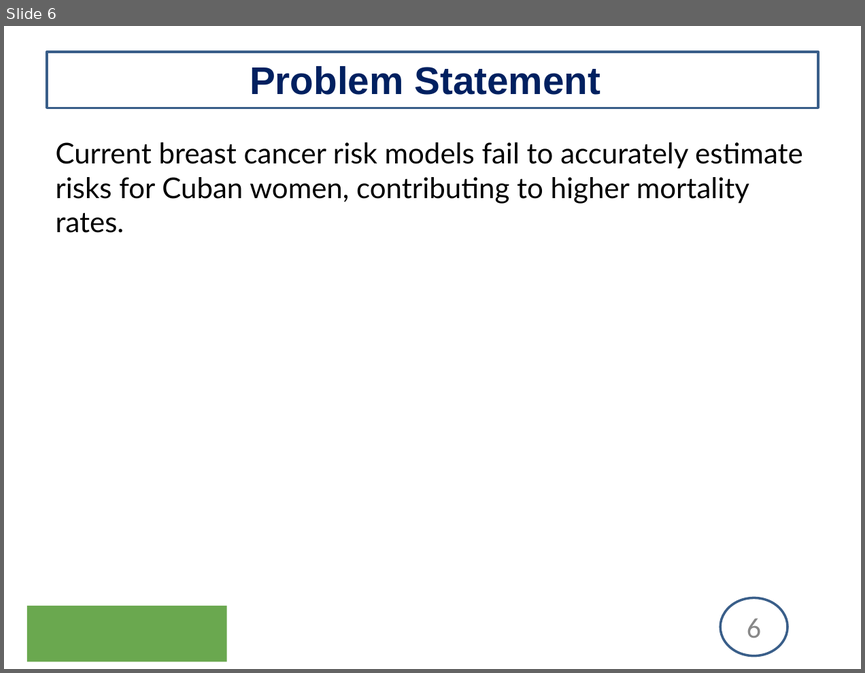
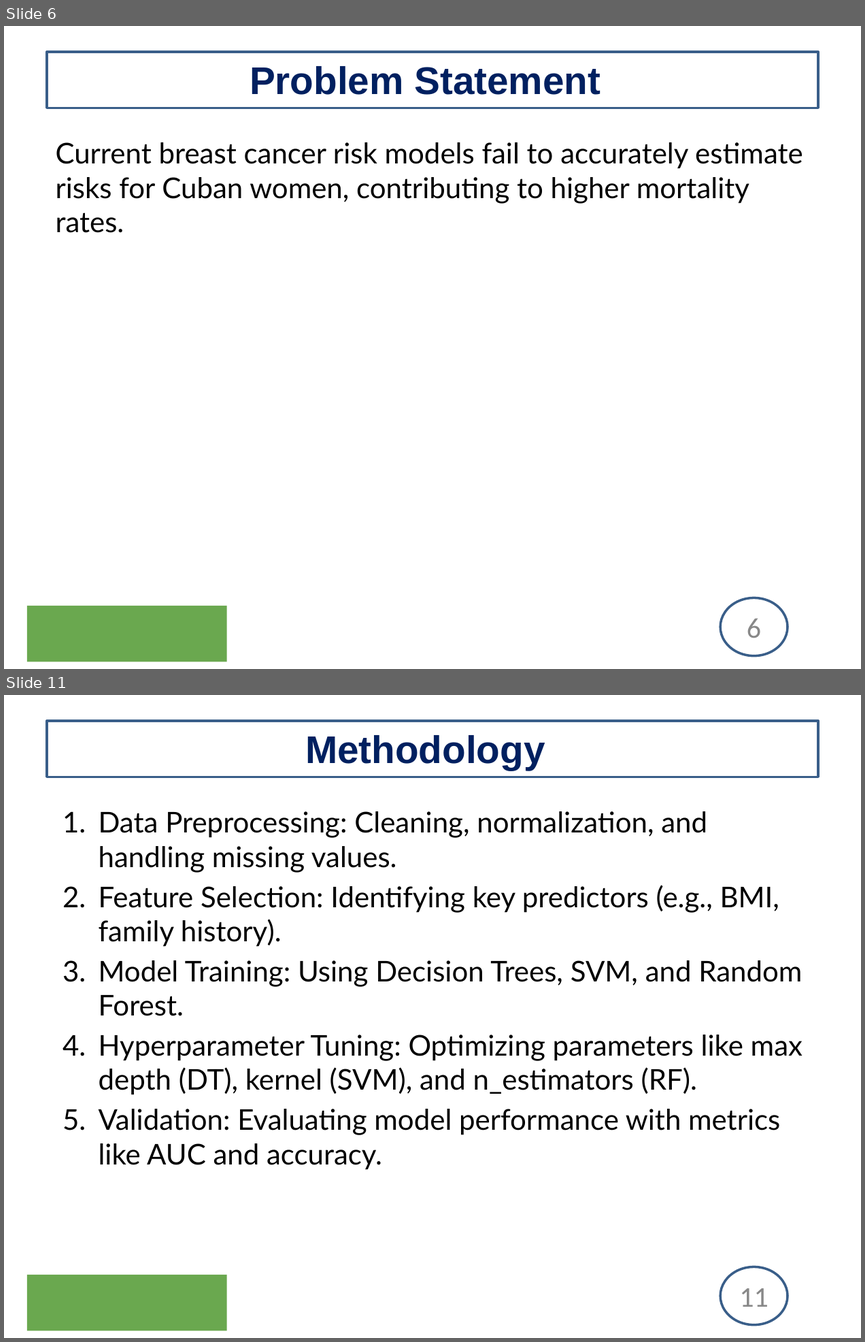
Before and after one commit to uginm102/MCSC-MUK, a slide deck: MCS7103-MachineLearning/Presentation.pptx. Shown one above the other, each under a label of ours: slide 6 before the commit, slides 6 and 11 after it; the slides between them are not shown. The pictures are 865x673 and 865x1342 pixels, drawn with LibreOffice and Linux fonts; fonts in the diff are those of the drawing; background and template pictures are left out. Boxes give left, top, right and bottom in pixels: in the first picture for what was removed or moved away, otherwise in the second. Text is boxed around its words. In the diff, an @@ line names an element or a change of style, - is before the commit and + after.

```diff
--- a/MCS7103-MachineLearning/Presentation.pptx
+++ b/MCS7103-MachineLearning/Presentation.pptx
@@ slide 11 added at (x1=4, y1=695, x2=861, y2=1338), background #FFFFFF; not listed: 4 template elements that a slide beside it also shows @@
@@ title added at (x1=305, y1=735, x2=545, y2=770), 32.4 pt, text #002060, bold @@
+Methodology
@@ text added at (x1=99, y1=811, x2=802, y2=1170), 24 pt, text #000000 @@
+1. Data Preprocessing: Cleaning, normalization, and handling missing values.
+2. Feature Selection: Identifying key predictors (e.g., BMI, family history).
+3. Model Training: Using Decision Trees, SVM, and Random Forest.
+4. Hyperparameter Tuning: Optimizing parameters like max depth (DT), kernel (SVM), and n_estimators (RF).
+5. Validation: Evaluating model performance with metrics like AUC and accuracy.
```
Also in this commit, not shown: 10 slides changed, 4 other slides added, 10 slides removed.
